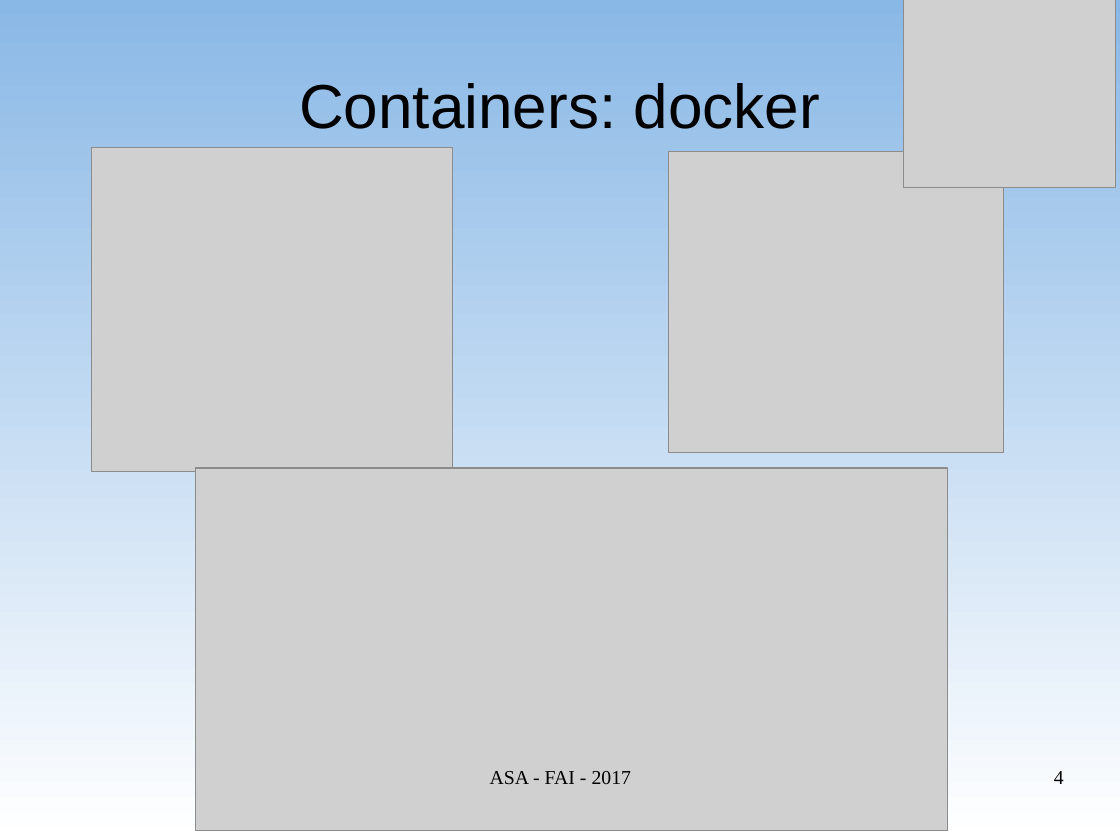
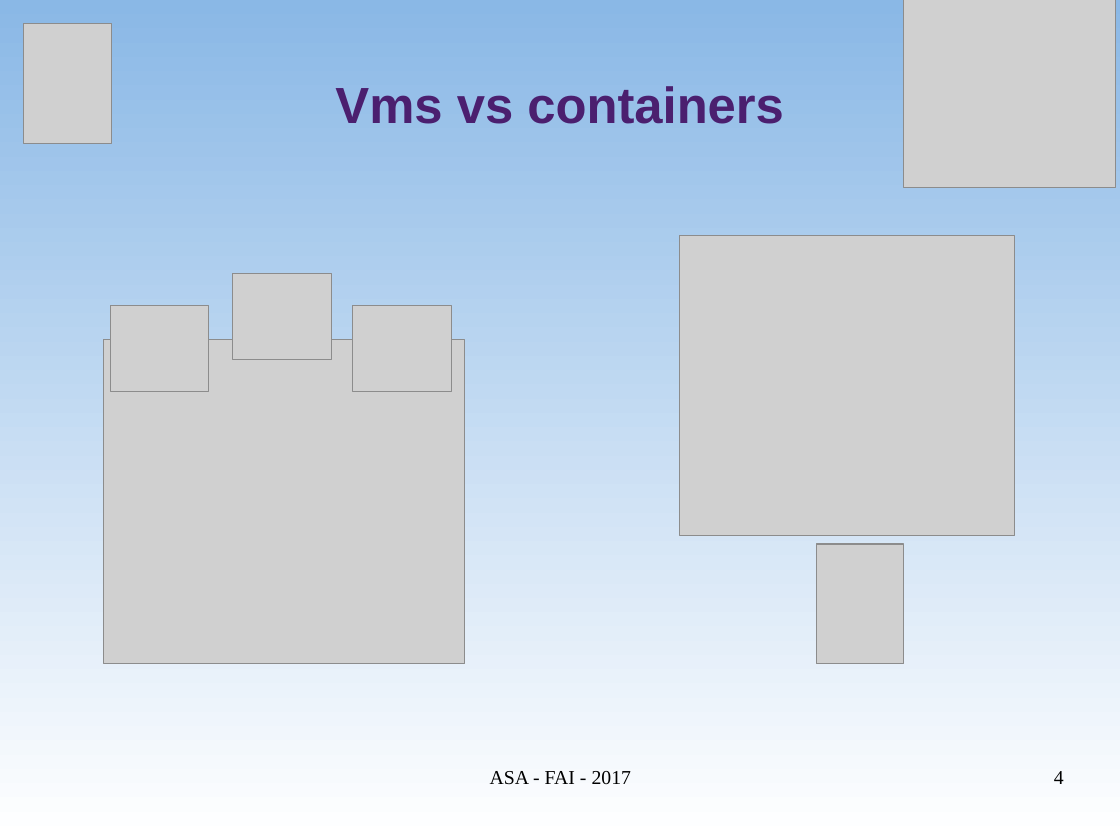
Before and after one commit to niniadcobre/asa, a slide deck: slide 4 of clases/ASA-virt-casoestudio.odp. Drawn at 1120x840 pixels with LibreOffice and Linux fonts; fonts in the diff are those of the drawing; grey boxes stand for pictures. Boxes give left, top, right and bottom in pixels: in the first picture for what was removed or moved away, otherwise in the second. Text is boxed around its words. In the diff, an @@ line names an element or a change of style, - is before the commit and + after.

```diff
--- a/clases/ASA-virt-casoestudio.odp
+++ b/clases/ASA-virt-casoestudio.odp
@@ picture added at box(24, 24, 112, 144) @@
@@ title at box(335, 86, 784, 124): text changed; size 44 to 36 pt; text colour #000000 to #4B1F6F; bold on @@
-Containers: docker
+Vms vs containers
@@ picture: place and size @@
-picture at box(670, 152, 1005, 453)
+picture at box(680, 236, 1015, 537)
@@ picture: place and size @@
-picture at box(92, 147, 453, 472)
+picture at box(233, 274, 331, 361)
@@ picture added at box(111, 306, 209, 392) @@
@@ picture added at box(353, 306, 451, 392) @@
@@ picture: place and size @@
-picture at box(196, 469, 948, 831)
+picture at box(104, 339, 464, 664)
@@ picture added at box(816, 544, 904, 664) @@
```
Also in this commit, not shown: 13 other slides changed, 3 slides added, 2 slides removed, 2 other files.
